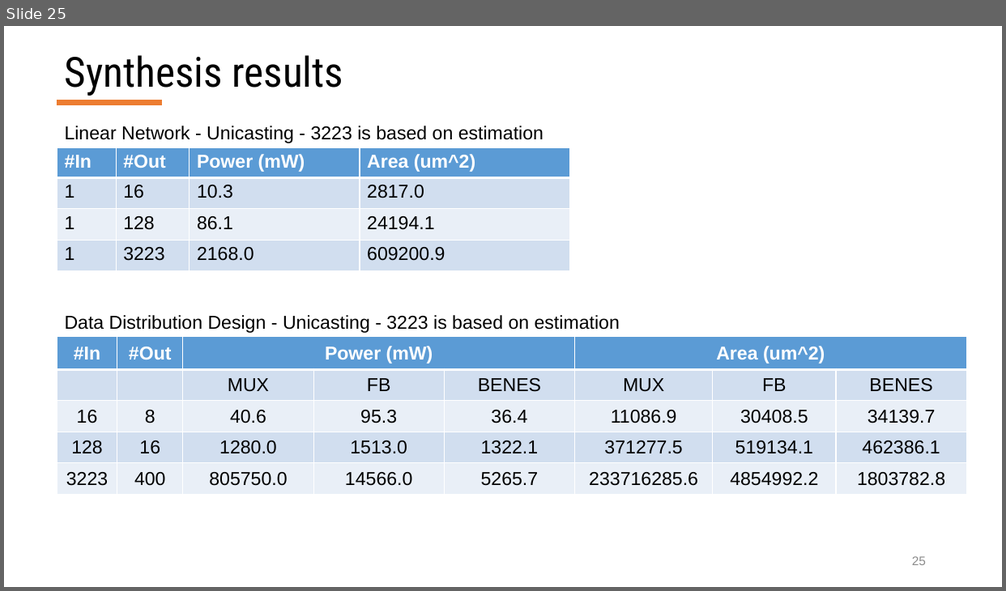
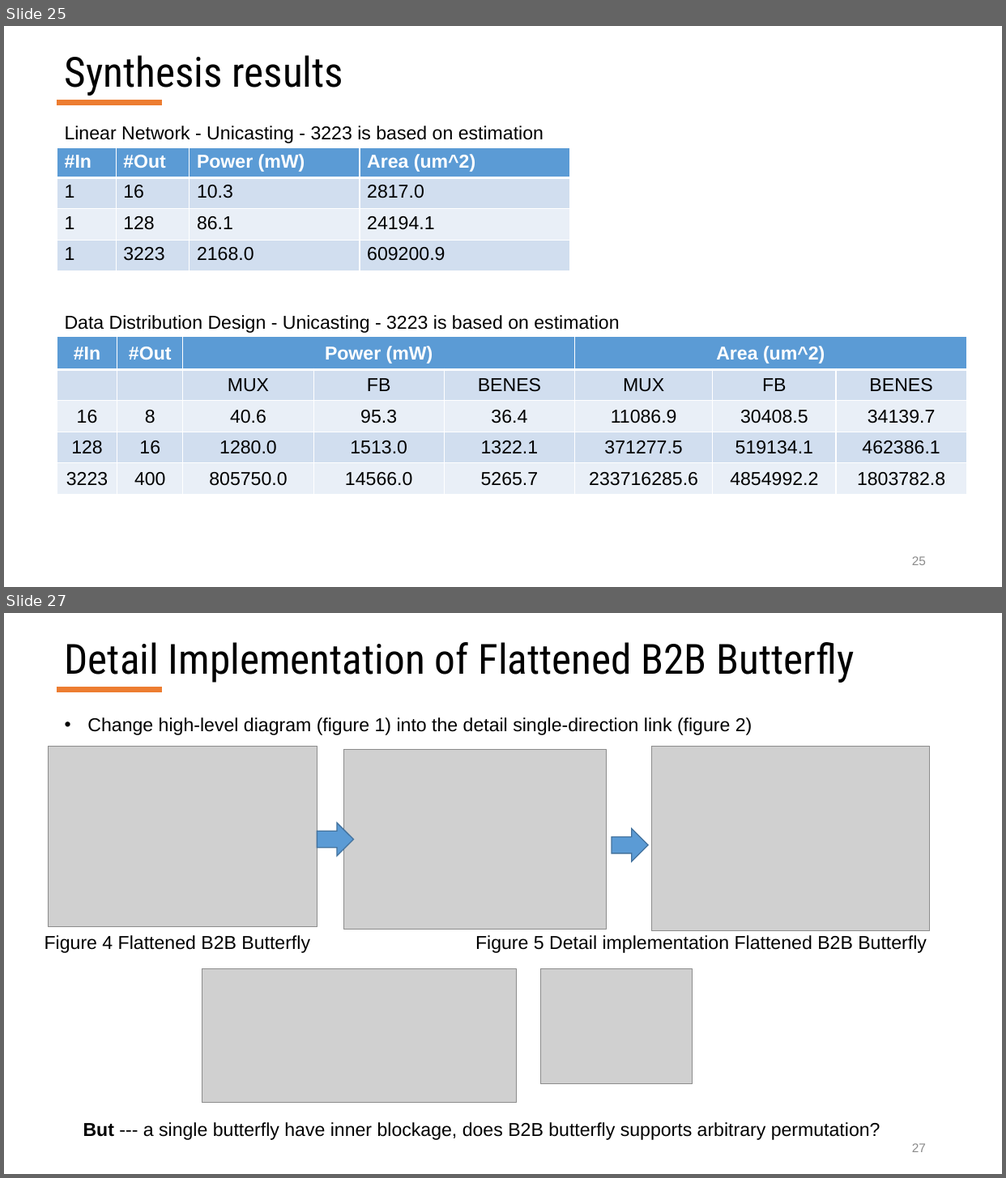
Before and after one commit to georgia-tech-synergy-lab/AcceleratorNoC, a slide deck: RTL_MicroSwitches_Jianming.pptx. Shown one above the other, each under a label of ours: slide 25 before the commit, slides 25 and 27 after it; the slides between them are not shown. The pictures are 1006x591 and 1006x1178 pixels, drawn with LibreOffice and Linux fonts; fonts in the diff are those of the drawing; grey boxes stand for pictures. Boxes give left, top, right and bottom in pixels: in the first picture for what was removed or moved away, otherwise in the second. Text is boxed around its words. In the diff, an @@ line names an element or a change of style, - is before the commit and + after.

```diff
--- a/RTL_MicroSwitches_Jianming.pptx
+++ b/RTL_MicroSwitches_Jianming.pptx
@@ slide 27 added at [4,613,1002,1174], background #FFFFFF; not listed: 1 template element that a slide beside it also shows @@
@@ title added at [65,642,854,683], 40 pt, text #000000 @@
+Detail Implementation of Flattened B2B Butterfly
@@ text added at [87,717,752,735], 18 pt, text #000000 @@
+• Change high-level diagram (figure 1) into the detail single-direction link (figure 2)
@@ picture added at [49,747,317,927] @@
@@ picture added at [344,749,606,930] @@
@@ picture added at [651,747,930,931] @@
@@ right arrow added at [317,823,354,855], fill #5B9BD5, outline #43739E 1 pt @@
@@ right arrow added at [612,828,649,862], fill #5B9BD5, outline #43739E 1 pt @@
@@ text added at [44,935,310,953], 18 pt, text #000000 @@
+Figure 4 Flattened B2B Butterfly
@@ text added at [475,935,927,953], 18 pt, text #000000 @@
+Figure 5 Detail implementation Flattened B2B Butterfly
@@ picture added at [202,969,516,1102] @@
@@ picture added at [541,969,692,1084] @@
@@ text added at [83,1122,880,1140], 18 pt, text #000000 @@
+But --- a single butterfly have inner blockage, does B2B butterfly supports arbitrary permutation?
@@ page number added at [912,1144,926,1152], 12 pt, text #8C8C8C @@
+27
```
Also in this commit, not shown: 6 other slides added, 35 other files.
